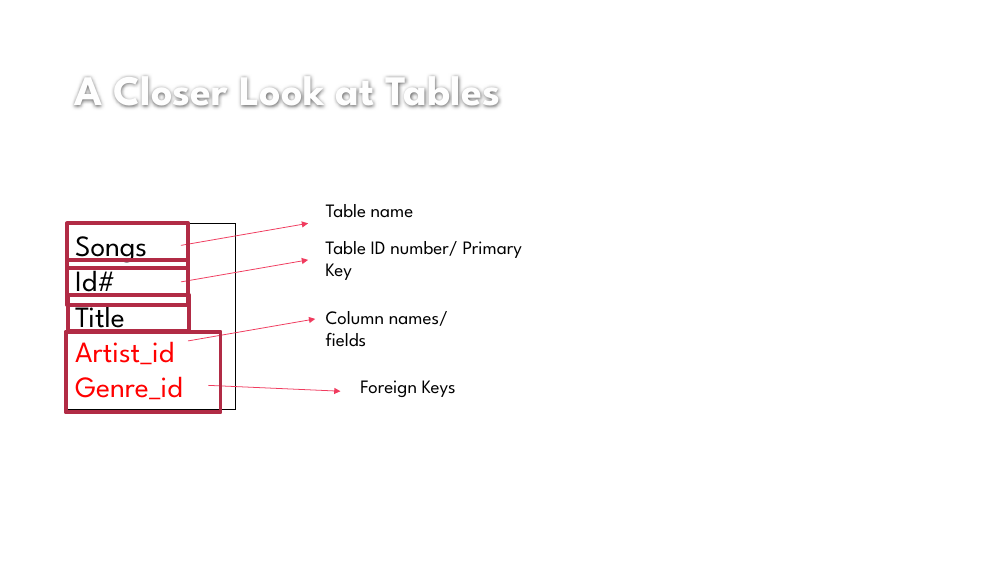
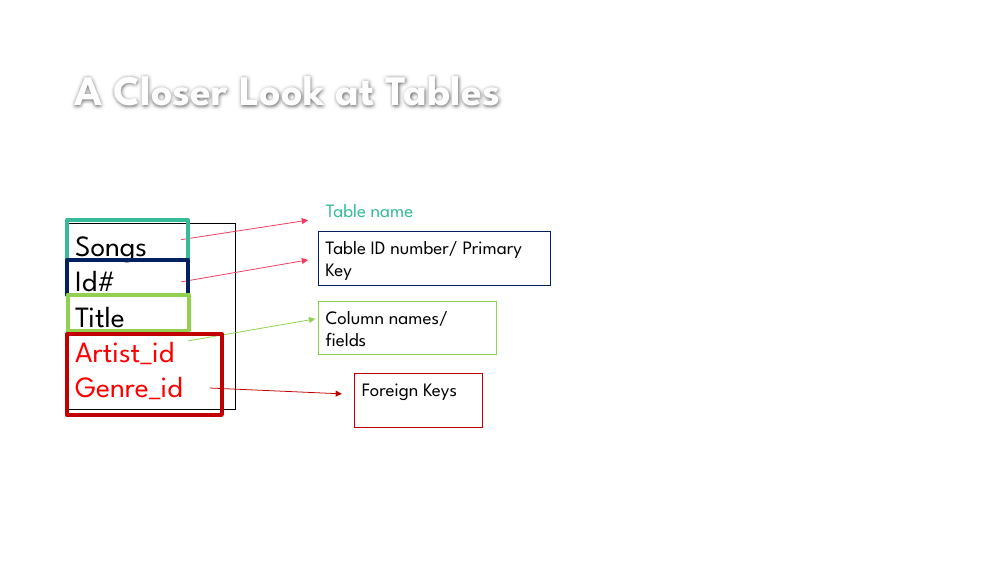
Before and after one commit to mtchem/GDI_Beginning_SQL, a slide deck: slide 7 of Beginning_SQL_pres.pptx (slide 6 before the commit). Drawn at 1008x567 pixels with LibreOffice and Linux fonts; fonts in the diff are those of the drawing; background and template pictures are left out. Boxes give left, top, right and bottom in pixels: in the first picture for what was removed or moved away, otherwise in the second. Text is boxed around its words. In the diff, an @@ line names an element or a change of style, - is before the commit and + after.

```diff
--- a/Beginning_SQL_pres.pptx
+++ b/Beginning_SQL_pres.pptx
@@ text "Table name" at box(326, 204, 414, 218): text colour #000000 to #35BB9A @@
@@ rectangle: place and size @@
-rectangle at box(67, 223, 188, 268)
+rectangle at box(67, 220, 188, 260)
@@ rectangle at box(67, 220, 188, 260): outline #B22C46 3.75 pt to #35BB9A 3.75 pt @@
@@ arrow moved from (181, 246) - (309, 223) to (181, 240) - (309, 220) @@
@@ rectangle "Table ID number/ Primary Key": place and size @@
-rectangle "Table ID number/ Primary Key" at box(325, 241, 522, 280)
+rectangle "Table ID number/ Primary Key" at box(318, 231, 551, 285)
@@ rectangle "Table ID number/ Primary Key" at box(318, 231, 551, 285): outline none to #002060 0.75 pt @@
@@ rectangle: place and size @@
-rectangle at box(67, 260, 188, 305)
+rectangle at box(67, 260, 188, 295)
@@ rectangle at box(67, 260, 188, 295): outline #B22C46 3.75 pt to #002060 3.75 pt @@
@@ rectangle at box(68, 295, 189, 331): outline #B22C46 3.75 pt to #92D050 3.75 pt @@
@@ arrow (188, 341) - (315, 319): stroke #F03B5E 0.75 pt to #92D050 0.75 pt @@
@@ rectangle "Column names/ fields": place and size @@
-rectangle "Column names/ fields" at box(326, 311, 448, 347)
+rectangle "Column names/ fields" at box(318, 302, 497, 355)
@@ rectangle "Column names/ fields" at box(318, 302, 497, 355): outline none to #92D050 0.75 pt @@
@@ rectangle at box(67, 334, 222, 414): outline #B22C46 3.75 pt to #C00000 3.75 pt @@
@@ arrow (210, 388) - (342, 394): stroke #F03B5E 0.75 pt to #C00000 0.75 pt @@
@@ rectangle "Foreign Keys": place and size @@
-rectangle "Foreign Keys" at box(360, 380, 456, 397)
+rectangle "Foreign Keys" at box(355, 374, 483, 427)
@@ rectangle "Foreign Keys" at box(355, 374, 483, 427): outline none to #C00000 0.75 pt @@
```
Also in this commit, not shown: 9 other slides changed, 14 slides added, 7 slides removed, 7 other files.
